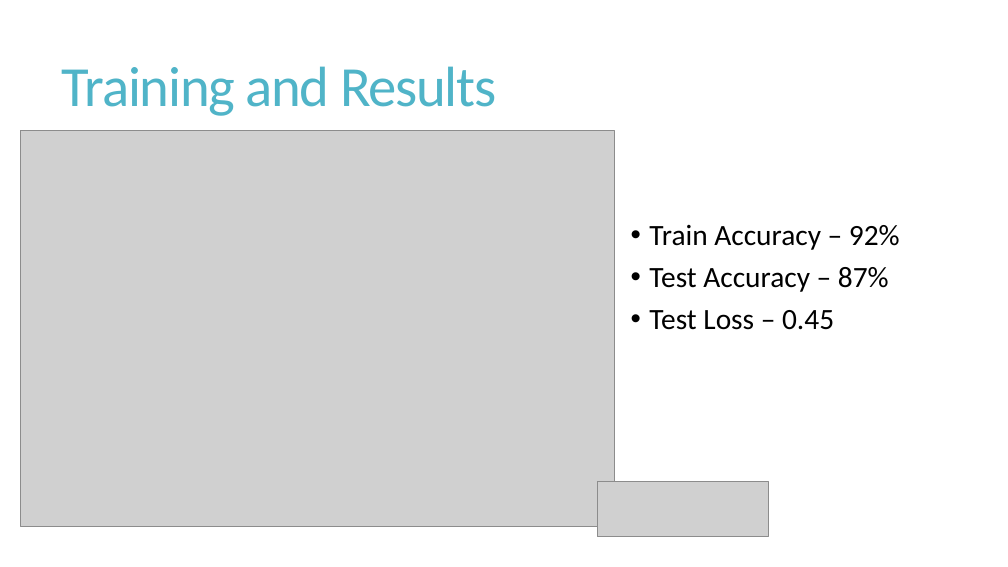
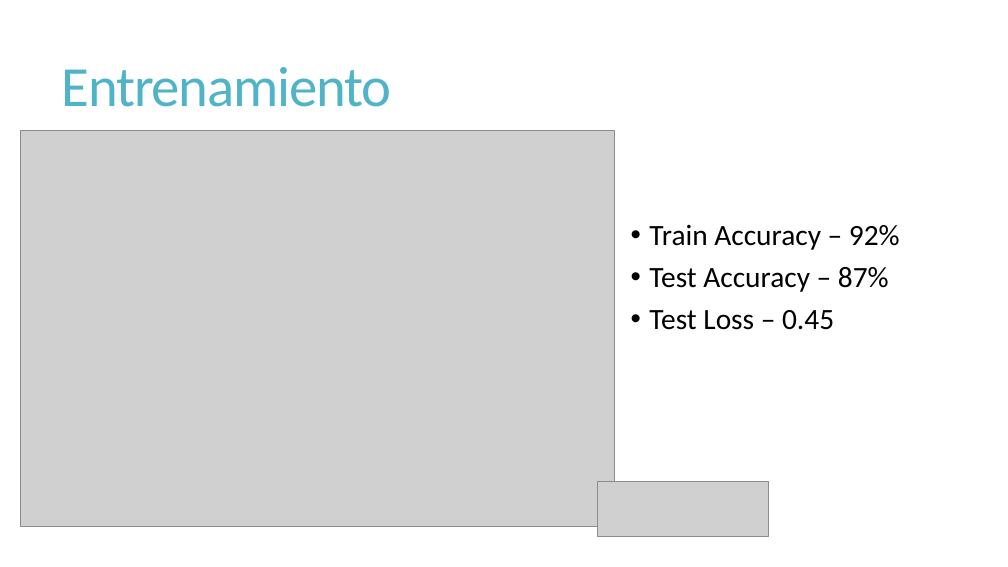
Before and after one commit to JoseGuzmanZamora/ArtClassification, a slide deck: slide 7 of ArtClassification.pptx. Drawn at 1008x567 pixels with LibreOffice and Linux fonts; fonts in the diff are those of the drawing; grey boxes stand for pictures. Boxes give left, top, right and bottom in pixels: in the first picture for what was removed or moved away, otherwise in the second. Text is boxed around its words. In the diff, an @@ line names an element or a change of style, - is before the commit and + after.

```diff
--- a/ArtClassification.pptx
+++ b/ArtClassification.pptx
@@ title at <box>62,67,391,107</box>: text changed @@
-Training and Results
+Entrenamiento
```
Also in this commit, not shown: 13 other slides changed, 2 slides added, 1 slide removed, 19 other files.
